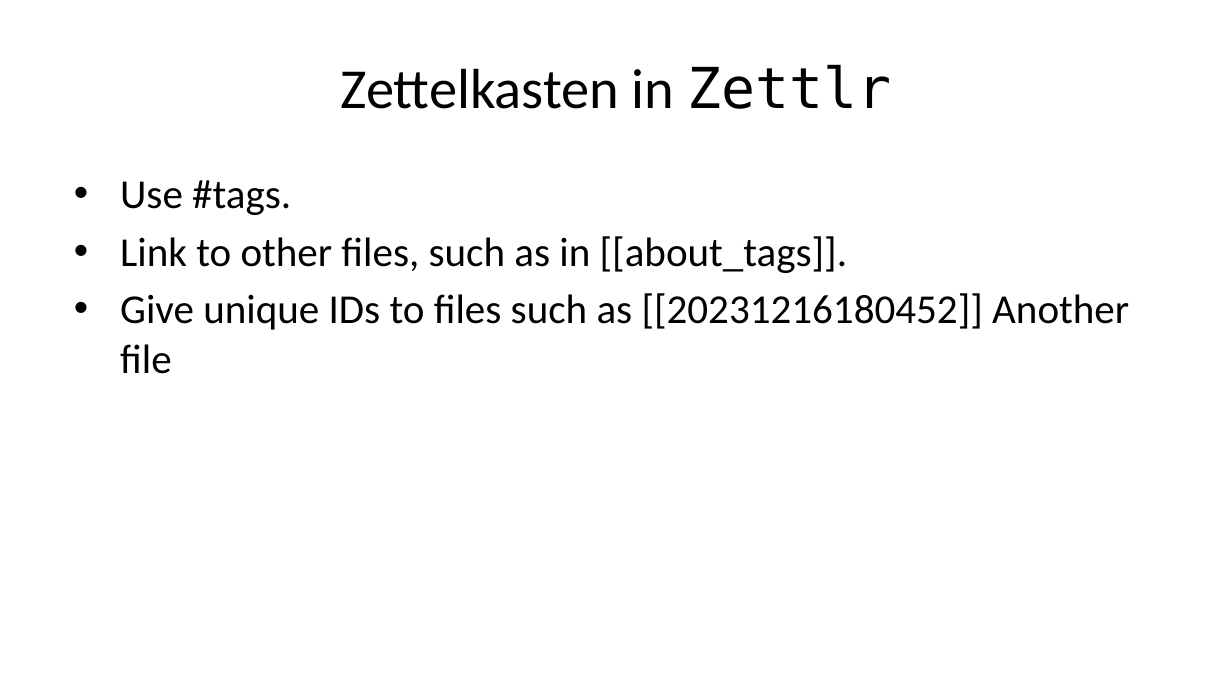
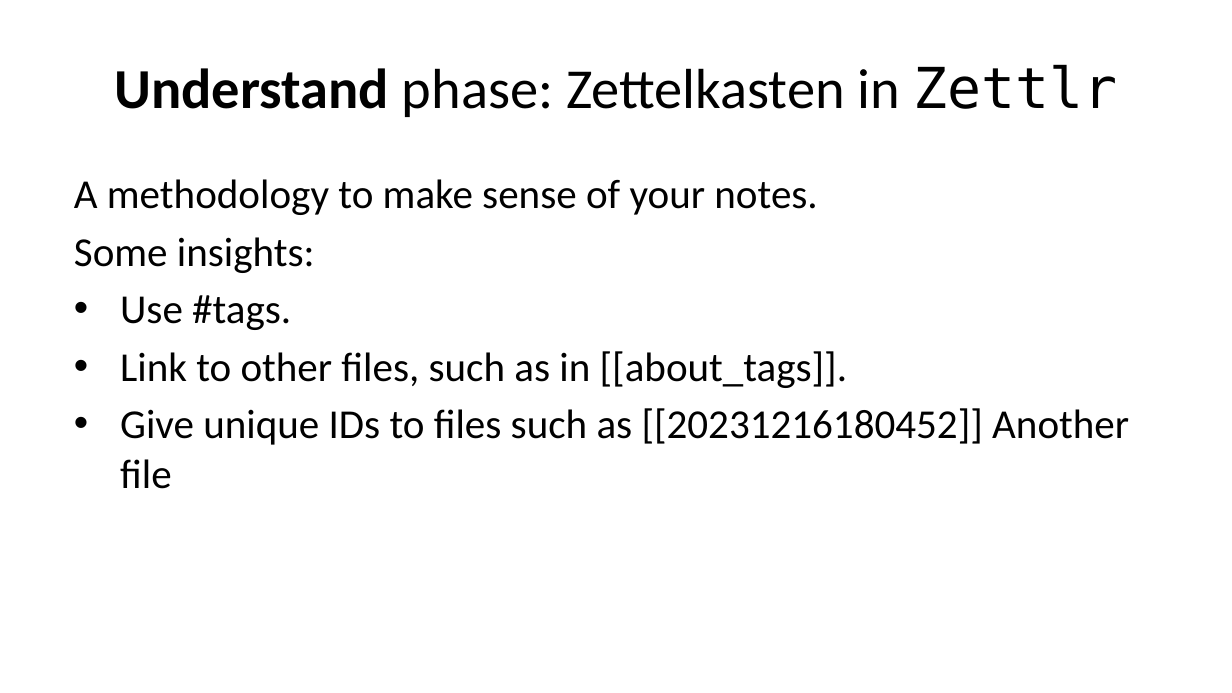
Before and after one commit to smart-edtech/smarties, a slide deck: slide 25 of workshop/markdown/index.pptx (slide 24 before the commit). Drawn at 1232x693 pixels with LibreOffice and Linux fonts; fonts in the diff are those of the drawing. Boxes give left, top, right and bottom in pixels: in the first picture for what was removed or moved away, otherwise in the second. Text is boxed around its words. In the diff, an @@ line names an element or a change of style, - is before the commit and + after.

```diff
--- a/workshop/markdown/index.pptx
+++ b/workshop/markdown/index.pptx
@@ title at box(115, 64, 1117, 117): text changed @@
-Zettelkasten in Zettlr
+Understand phase: Zettelkasten in Zettlr
@@ text at box(74, 179, 817, 273): paragraphs added @@
+A methodology to make sense of your notes.
+Some insights:
```
Also in this commit, not shown: 7 other slides changed, 4 slides added, 2 slides removed, 11 other files.
